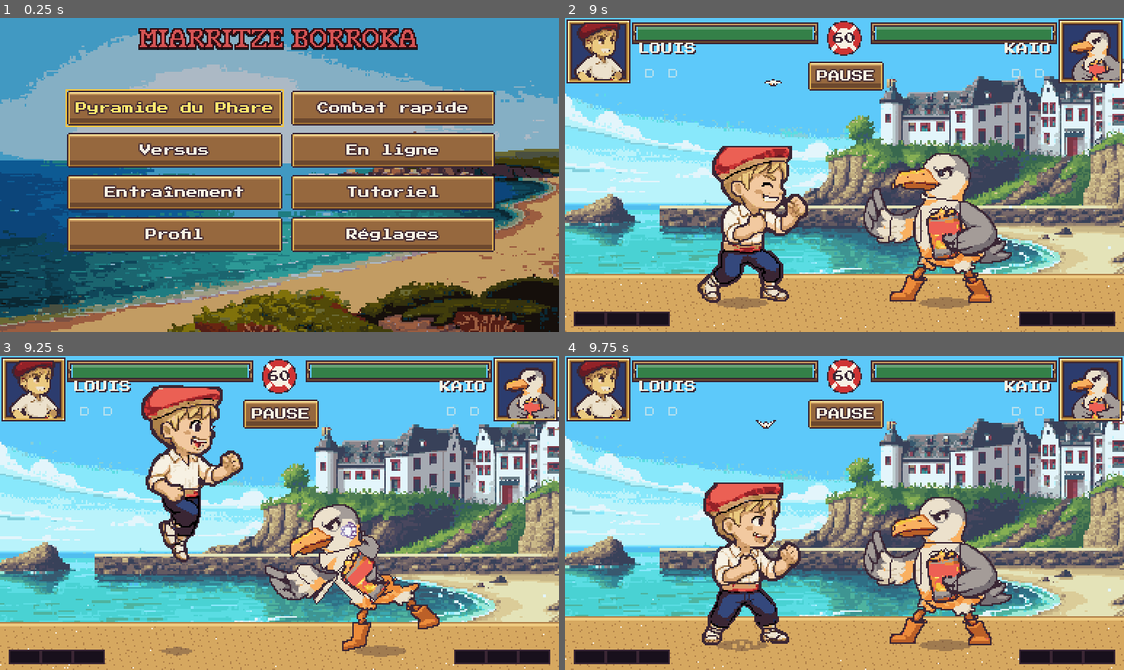
Above: before the commit, frames 1-4 (two rows, left to right).
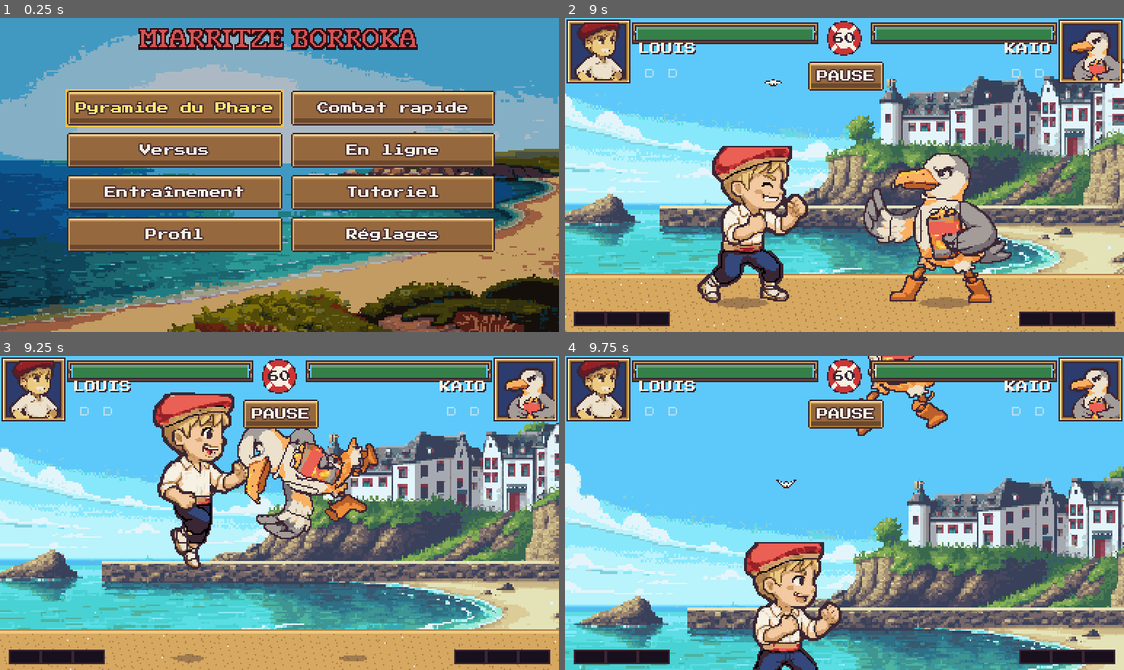
Above: after the commit, the same moments.

Repository: julienott/miarritze
Game: Godot game, scene res://src/ui/main_menu/main_menu.tscn
Same seed, same stepped clock (60 frames per second), same inputs: the game is played once before the commit and once after it. This scene is started directly instead of the project's main scene.
Inputs (mouse positions are in pixels of both pictures, inside the frame that each line leads up to):
- Up to frame 1 (0.25 s): no input
- Up to frame 2 (9 s): click "Pyramide du Phare" at 0.5 s; click "OK" at 1.25 s; click "Normal" at 2 s; tap Enter (ui_accept) at 2.75, 3.02, 5.75, 6.02 s; move the mouse to (967, 159) at 2.77 s; hold D (p1_right) 2.78-3.5 s; tap Space (p1_guard) at 2.85 s; click (967, 159) at 2.92 s; drag from (732, 190) to (816, 237) at 3.52 s; move the mouse to (900, 105) at 4.27 s; hold D (p1_right) 4.28-5 s; hold J (p1_punch) 4.28-5 s; drag from (816, 237) to (676, 127) at 5.02 s; move the mouse to (1012, 222) at 5.77 s; hold A (p1_left) 5.78-6.5 s; tap Down (p2_down) at 5.85 s; drag from (676, 127) to (760, 96) at 6.52 s; move the mouse to (872, 175) at 7.27 s; hold S (p1_down) 7.28-8 s; tap Keypad 2 (p2_kick) at 7.35 s; click (872, 175) at 7.42 s; drag from (760, 96) to (732, 190) at 8.02 s; move the mouse to (967, 159) at 8.77 s; hold W (p1_up) from 8.78 s (still down); tap Keypad 1 (p2_punch) at 8.85 s
- Up to frame 3 (9.25 s): keep holding W (p1_up); tap Enter (ui_accept) at 9.02 s
- Up to frame 4 (9.75 s): release W (p1_up) at 9.5 s; drag from (732, 528) to (816, 575) at 9.52 s

Frames 1-2 are identical in both runs. In frame 3, 47% of the frame differs, in the area x 0-100%, y 9-100%; in frame 4, 68%, in the area x 0-100%, y 0-100%.

Commit message:
IA : distances mesurées entre boîtes de poussée (coups au contact rétablis)
Les seuils de l'IA (contact 60 px, mi-distance 130 px…) avaient été réglés
pour des boîtes de poussée de 22 px. Depuis qu'elles sont mesurées sur les
sprites (30 à 54 px), deux combattants collés restaient « à mi-distance » :
l'IA n'utilisait presque jamais ses coups normaux ni ses coups favoris
(Karramarro : aucun). La distance vue par l'IA est désormais l'écart entre
les boîtes, ramené à l'échelle d'origine (REF_PUSH_PX = 44).
Test : test_ai_contact_normals.

Co-Authored-By: Claude Opus 5.5 <noreply@anthropic.com>
Claude-Session: https://claude.ai/code/session_01LXFHAN75rdxEcdsy5wKHqu

Diff:
--- a/src/fight/ai/ai_brain.gd
+++ b/src/fight/ai/ai_brain.gd
@@ -29,6 +29,21 @@
 	if skill < 35:
 		return 100 + 50 * clampi(skill, 1, 34) / 34
 	return 100 + 720 * clampi(skill, 1, 100) / 100
+
+## Somme des boîtes de poussée (px) pour laquelle les seuils de distance de
+## l'IA (contact 60, mi-distance 130…) ont été réglés : 2 × 22 px. Les boîtes
+## mesurées sur les sprites sont plus larges (30 à 54 px chacune) ; sans
+## correction, deux combattants collés restaient « à mi-distance » et l'IA
+## n'utilisait jamais ses coups au contact.
+const REF_PUSH_PX: int = 44
+
+
+## Distance (px) vue par l'IA : écart entre les boîtes de poussée, ramené à
+## l'échelle des seuils (REF_PUSH_PX).
+static func gap_px(sim: FightSim, p: int) -> int:
+	var raw: int = absi(sim.f[1 - p].x - sim.f[p].x)
+	var push: int = sim.defs[p].push_front + sim.defs[1 - p].push_front
+	return maxi(0, (raw - push) / SimConst.SUB + REF_PUSH_PX)
 
 const PLAN_NONE: int = 0
 const PLAN_COMBO: int = 1
@@ -52,8 +67,7 @@
 	# tirée au sort une seule fois par coup adverse.
 	if o.state == SimConst.ST_MOVE and o.move >= 0 and me.actionable() and me.ai_plan != -(o.move + 2):
 		var omv: MoveDef = sim.defs[1 - p].moves[o.move]
-		var dist: int = absi(o.x - me.x)
-		if dist < 110 * SimConst.SUB or omv.spawn_projectile >= 0:
+		if gap_px(sim, p) < 110 or omv.spawn_projectile >= 0:
 			me.ai_plan = -(o.move + 2)
 			if sim.rng.chance(guard_permille(lv)):
 				var low: bool = omv.hit_level == SimConst.LVL_LOW and (lv >= 65 or sim.rng.chance(300))
@@ -75,7 +89,7 @@
 	var o: FighterState = sim.f[1 - p]
 	var def: FighterDef = sim.defs[p]
 	var rng: XRng = sim.rng
-	var dist: int = absi(o.x - me.x) / SimConst.SUB
+	var dist: int = gap_px(sim, p)
 	var react: int = reaction(lv)
 	var out: int = 0
 	me.ai_plan = PLAN_NONE
--- a/tests/run_tests.gd
+++ b/tests/run_tests.gd
@@ -15,7 +15,7 @@
 		test_lint_sim, test_data_valid, test_save_load_identity, test_determinism,
 		test_rollback, test_frame_data, test_chip_never_kills, test_training_ko, test_combo_forced_knockdown,
 		test_timer_and_draw, test_wave_return_once, test_throw_and_tech, test_full_match_ends,
-		test_inputs_to_moves, test_fuzz_roster, test_reflect_projectile,
+		test_inputs_to_moves, test_fuzz_roster, test_reflect_projectile, test_ai_contact_normals,
 		test_netcode_lossy, test_netcode_desync_detected, test_netcode_final_checksum,
 	]
 	for t: Callable in tests:
@@ -354,6 +354,23 @@
 
 ## Chaque combattant contre chacun : entrées aléatoires + IA, sans erreur,
 ## et la sim reste déterministe (deux passes identiques).
+## L'IA au contact utilise ses coups normaux, quelle que soit la largeur de
+## sa boîte de poussée (Karramarro : 54 px ; seuils réglés pour 2 × 22 px).
+func test_ai_contact_normals() -> void:
+	for id: String in ["louis", "karramarro", "mattin"]:
+		var sim: FightSim = make_sim(id, Roster.DUMMY, {"seed": 7, "ai": [AiBrain.SKILL_EXPERT, AiBrain.DUMMY_IDLE]})
+		var def: FighterDef = sim.defs[0]
+		var normals: int = 0
+		var prev: int = -1
+		for i: int in 1500:
+			sim.step(0, 0)
+			var mi: int = sim.f[0].move if sim.f[0].state == SimConst.ST_MOVE else -1
+			if mi >= 0 and mi != prev and not def.moves[mi].is_special and not def.moves[mi].air_ok:
+				normals += 1
+			prev = mi
+		check(normals >= 5, "%s : l'IA ne frappe pas au contact (%d coups normaux)" % [id, normals])
+
+
 func test_fuzz_roster() -> void:
 	var ids: PackedStringArray = Roster.FIGHTERS.duplicate()
 	ids.append(Roster.BOSS)
